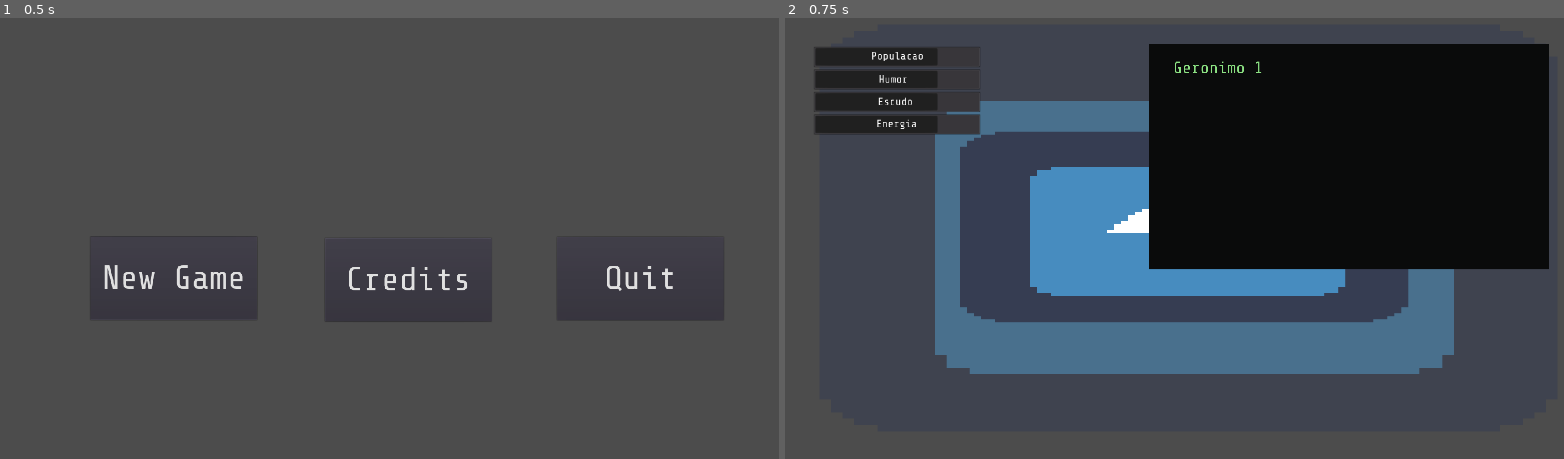
Above: before the commit, frames 1-2 (left to right).
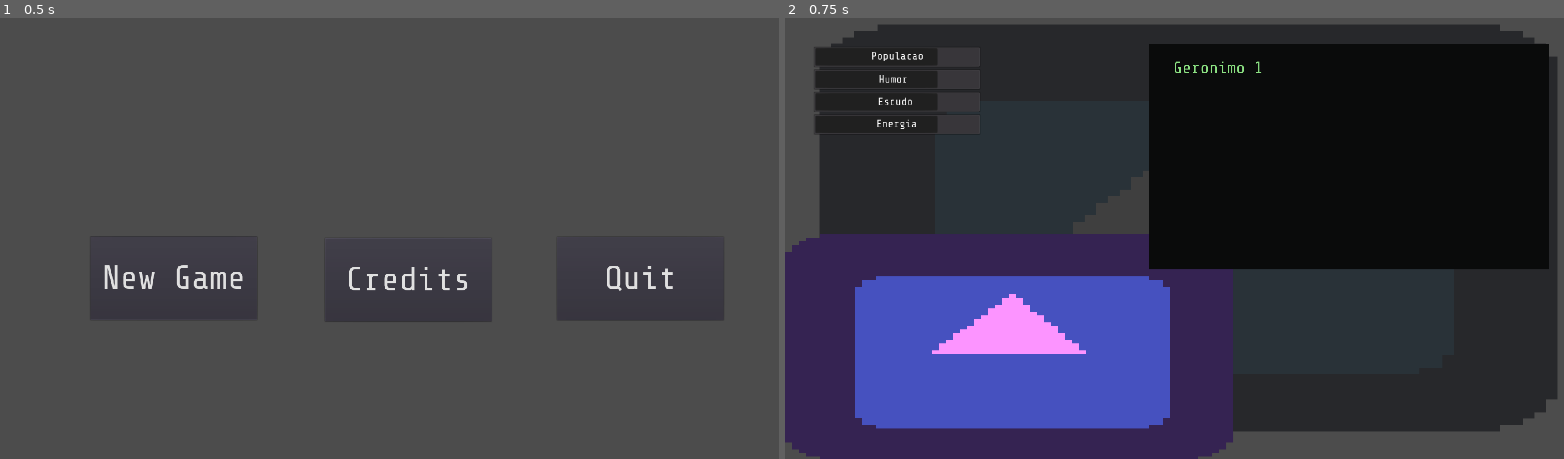
Above: after the commit, the same moments.

Repository: GamuxUnicamp/star_path
Game: Godot game, scene res://Scenes/MainMenu/MainMenu.tscn
The game is run twice, just before and just after one commit, with the same random seed, the same clock (stepped at 60 frames per second) and the same inputs. The engine's default icon, where the game draws it, is replaced by a stand-in: a white triangle on a blue panel in a dark square.
Inputs:
- Up to frame 1 (0.5 s): no input
- Up to frame 2 (0.75 s): click "New Game" at 0.5 s

Frame 1 is identical in both runs. In frame 2, 62% of the frame differs, in the area x 0-100%, y 1-100%.

Commit message:
Ship place

Diff:
--- a/Scenes/ShipScene/ShipScene.tscn
+++ b/Scenes/ShipScene/ShipScene.tscn
@@ -14,15 +14,17 @@
 [node name="BG" type="ParallaxBackground" parent="."]
 
 [node name="BG" type="Sprite" parent="BG"]
-self_modulate = Color( 1, 1, 1, 0.564706 )
+self_modulate = Color( 0.211765, 0.211765, 0.211765, 0.564706 )
 position = Vector2( 968.74, 525.51 )
 scale = Vector2( 27.6719, 15.25 )
 texture = ExtResource( 2 )
 
-[node name="Sprite" type="Sprite" parent="."]
-position = Vector2( 958.5, 523.125 )
-scale = Vector2( 16.8062, 7.15936 )
+[node name="Ship" type="Sprite" parent="."]
+modulate = Color( 0.988235, 0.580392, 1, 1 )
+position = Vector2( 0, 540 )
+scale = Vector2( 16.806, 8.479 )
 texture = ExtResource( 2 )
+centered = false
 
 [node name="Stats" parent="." instance=ExtResource( 3 )]
 margin_left = 69.1242
